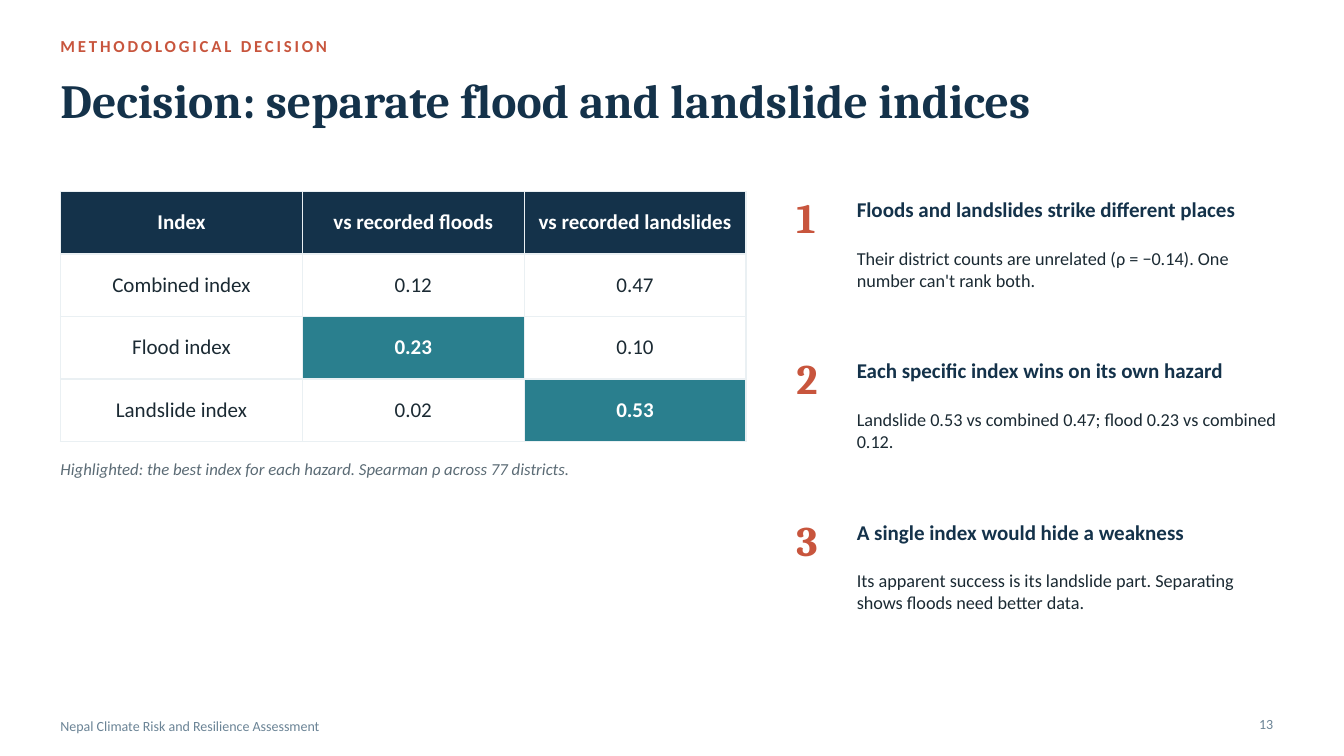
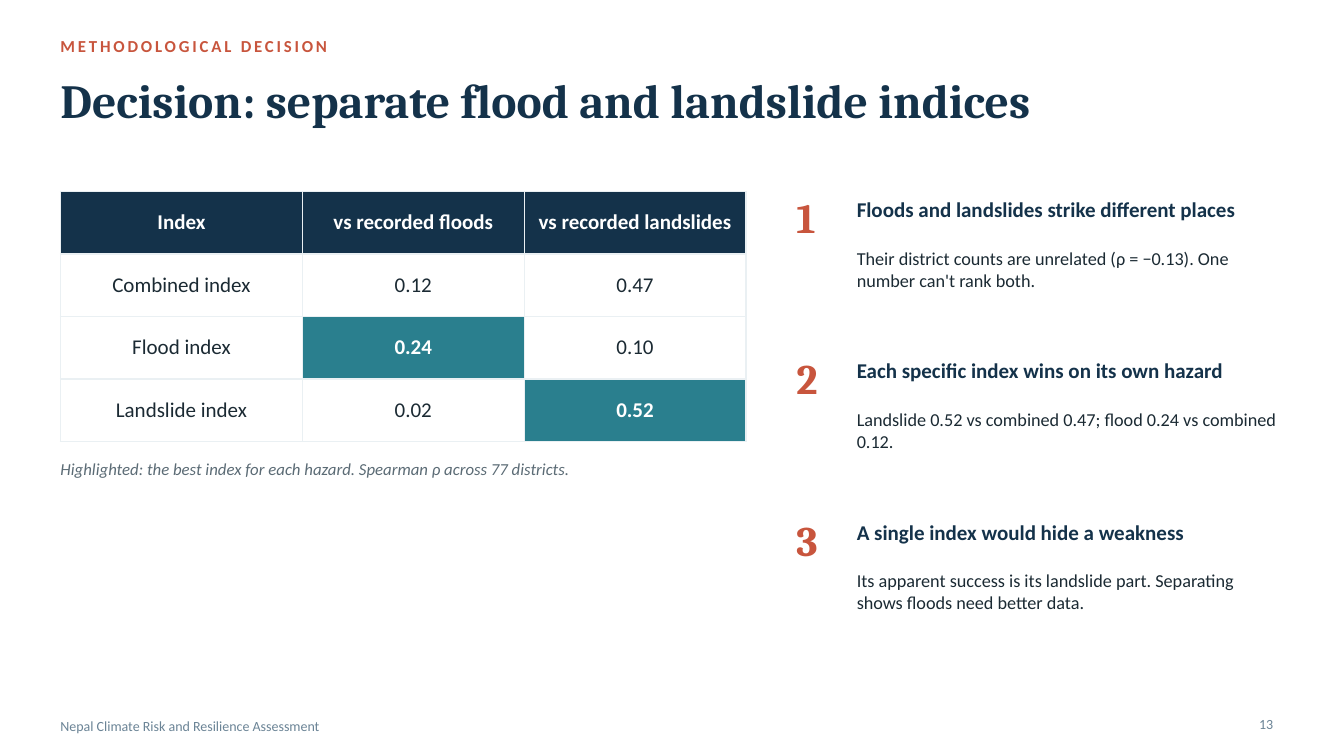
Before and after one commit to CodeWithDonKay/nepal-climate-risk, a slide deck: slide 13 of Nepal_Climate_Risk_Deck.pptx. Drawn at 1344x756 pixels with LibreOffice and Linux fonts; fonts in the diff are those of the drawing. Boxes give left, top, right and bottom in pixels: in the first picture for what was removed or moved away, otherwise in the second. Text is boxed around its words. In the diff, an @@ line names an element or a change of style, - is before the commit and + after.

```diff
--- a/Nepal_Climate_Risk_Deck.pptx
+++ b/Nepal_Climate_Risk_Deck.pptx
@@ table at box(60, 192, 746, 421) @@
-row 3, column 2: 0.23
+row 3, column 2: 0.24
-row 4, column 3: 0.53
+row 4, column 3: 0.52
@@ text at box(857, 252, 1229, 287): text changed @@
-Their district counts are unrelated (ρ = −0.14). One number can't rank both.
+Their district counts are unrelated (ρ = −0.13). One number can't rank both.
@@ text at box(857, 413, 1276, 448): text changed @@
-Landslide 0.53 vs combined 0.47; flood 0.23 vs combined 0.12.
+Landslide 0.52 vs combined 0.47; flood 0.24 vs combined 0.12.
```
Also in this commit, not shown: 6 other slides changed, 18 other files.
